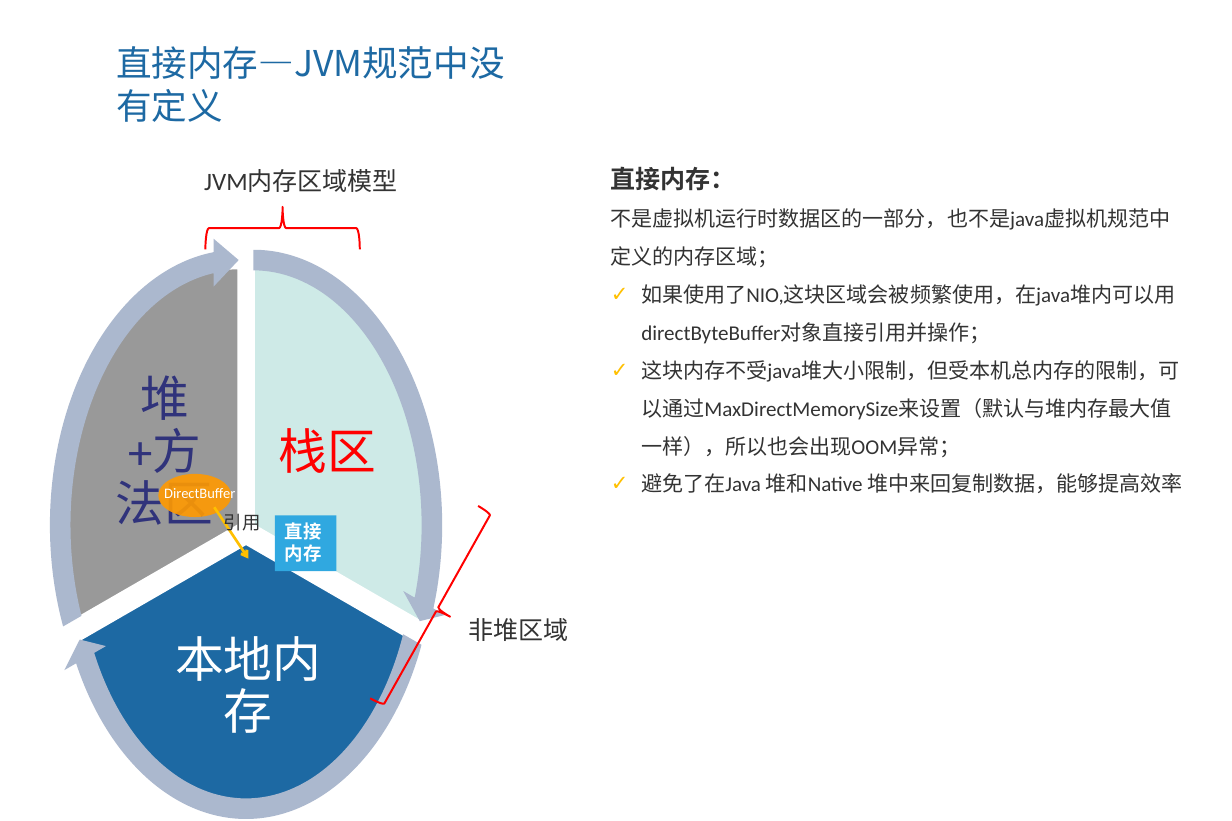
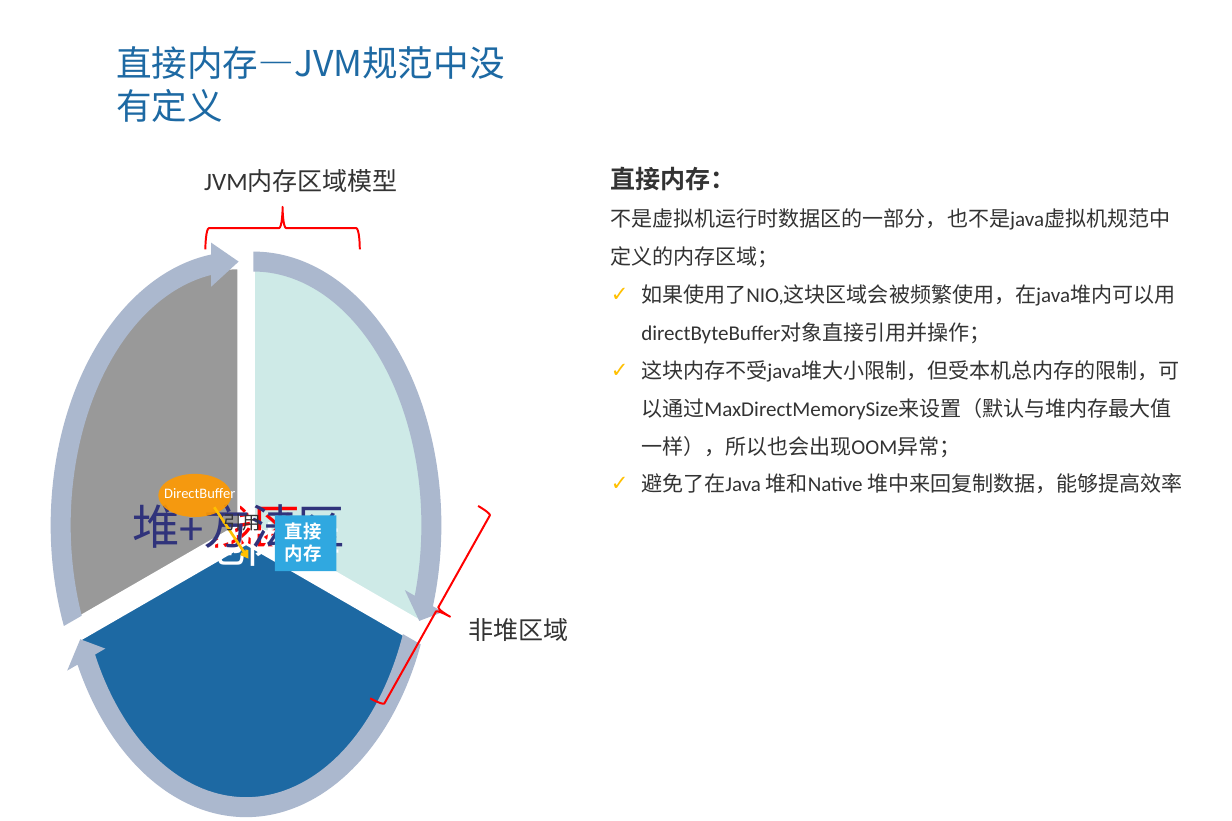
Before and after one commit to ZhangShenao/architect, a slide deck: slide 16 of architect/jvm/1、虚拟机的前世今生，深入理解JVM内存区域.pptx. Drawn at 1232x821 pixels with LibreOffice and Linux fonts; fonts in the diff are those of the drawing; background and template pictures are left out. Boxes give left, top, right and bottom in pixels: in the first picture for what was removed or moved away, otherwise in the second. Text is boxed around its words. In the diff, an @@ line names an element or a change of style, - is before the commit and + after.

```diff
--- a/architect/jvm/1、虚拟机的前世今生，深入理解JVM内存区域.pptx
+++ b/architect/jvm/1、虚拟机的前世今生，深入理解JVM内存区域.pptx
@@ proportions changed in 3 elements at [46, 258, 447, 821], [54, 240, 454, 812], [39, 240, 439, 812] @@
@@ circular arrow: place and size @@
-circular arrow at [36, 236, 441, 815]
+circular arrow at [39, 240, 439, 812]
@@ circular arrow: place and size @@
-circular arrow at [51, 236, 456, 815]
+circular arrow at [54, 240, 454, 812]
@@ text "堆+方法区": place and size @@
-text "堆+方法区" at [116, 376, 213, 525]
+text "堆+方法区" at [132, 495, 345, 556]
@@ size 37 to 36 pt; line spacing 0.9 to 1 in 3 elements at [151, 514, 341, 575], [132, 495, 345, 556], [206, 495, 301, 556] @@
@@ text "栈区": place and size @@
-text "栈区" at [279, 428, 376, 473]
+text "栈区" at [206, 495, 301, 556]
@@ text "本地内存": place and size @@
-text "本地内存" at [175, 636, 321, 733]
+text "本地内存" at [151, 514, 341, 575]
```
Also in this commit, not shown: 12 other slides changed, 5 other files.
